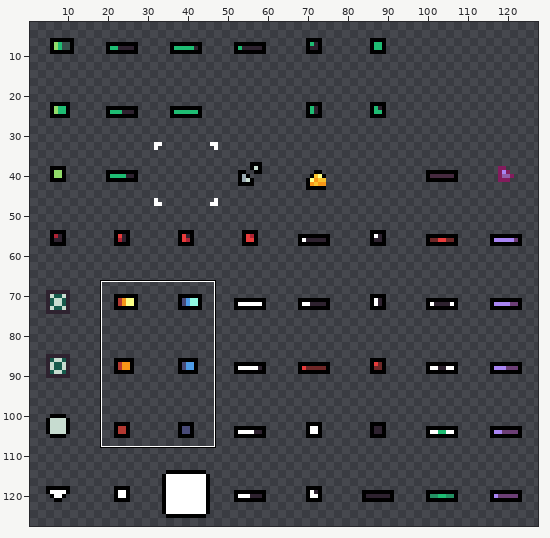
File history of a pixel-art file, Projects/TastyRoad/Assets/Sprites/_InGame_UI/Ingame_UI.aseprite. The picture above shows the old version from afar; the outline marks the close-up.
Close-up. Old version:
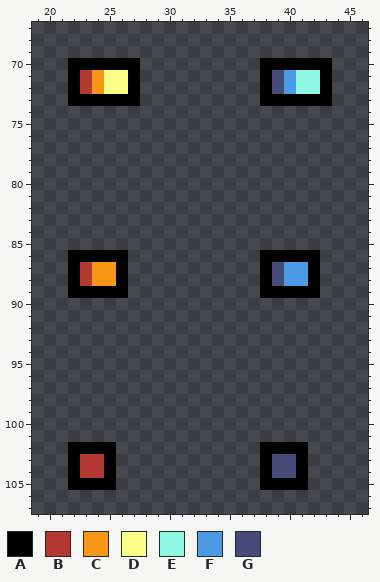
128x128 pixels, 1 frame. Shown: x 19..46, y 67..107. The wide view leaves out empty margins.
Palette (. is transparent): A #000000  B #b33831  C #f79617  D #fbff86  E #8ff8e2  F #4d9be6  G #484a77
Once edited:
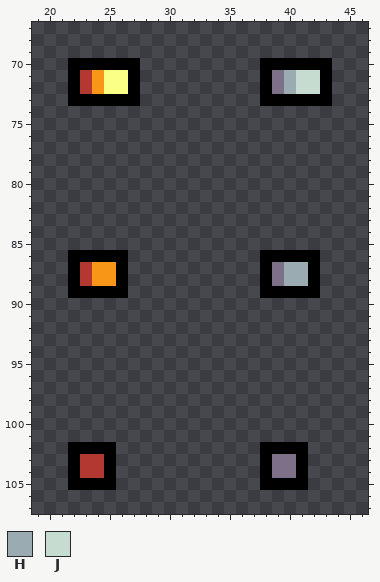
Colours new in this view: H #9babb2  J #c7dcd0
The edit:
Colour G changes from #484a77 to #7f708a.
The author changed colour F to colour H in rows 71 to 72 at x 40; in rows 87 to 88 at x 40 to 41.
The author changed colour E to colour J in rows 71 to 72 at x 41 to 42.
Where, in picture pixels (left, top, right, bottom), the same in both close-ups:
changed: (272, 70, 320, 94)
changed: (272, 262, 308, 286)
changed: (272, 454, 296, 478)
